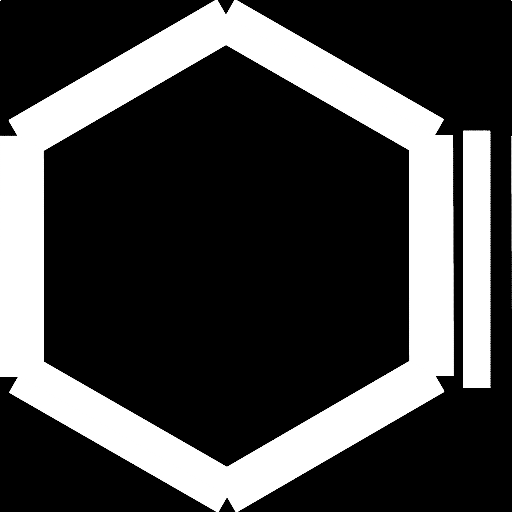
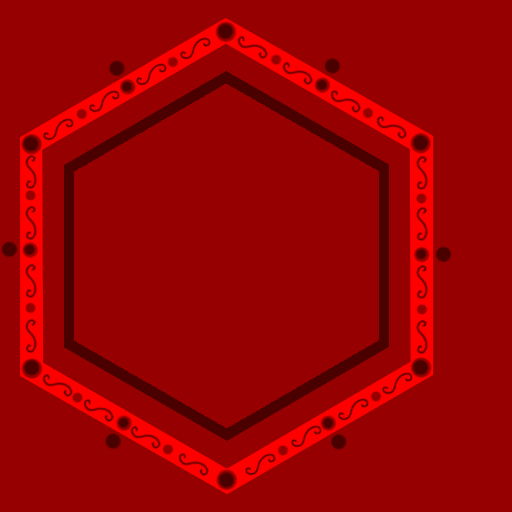
Layer changes from the first w=512, h=512 image to the second:
added group "D" with 3 layers above "E" over bbox(0, 0, 512, 512)
added layer "R75" in group "D" over bbox(0, 22, 452, 489)
added layer "R150" in group "D" over bbox(0, 0, 512, 512)
added layer "R255" in group "D" over bbox(0, 0, 512, 512)
hid "Ebene" (1st of 2), moved it above "Ebene" over bbox(0, 0, 512, 512)
